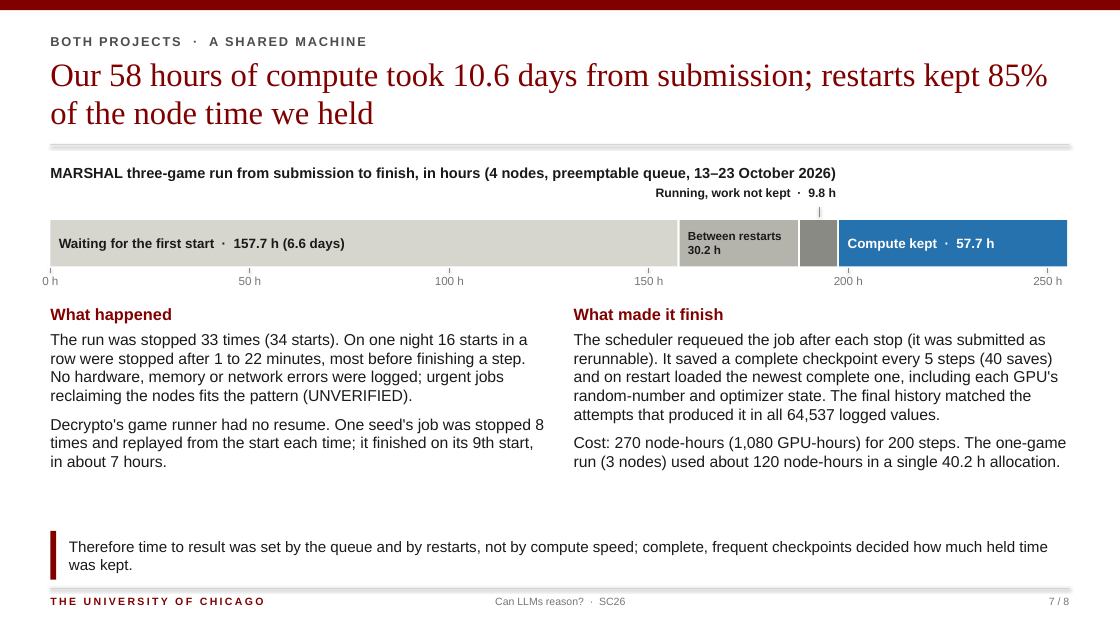
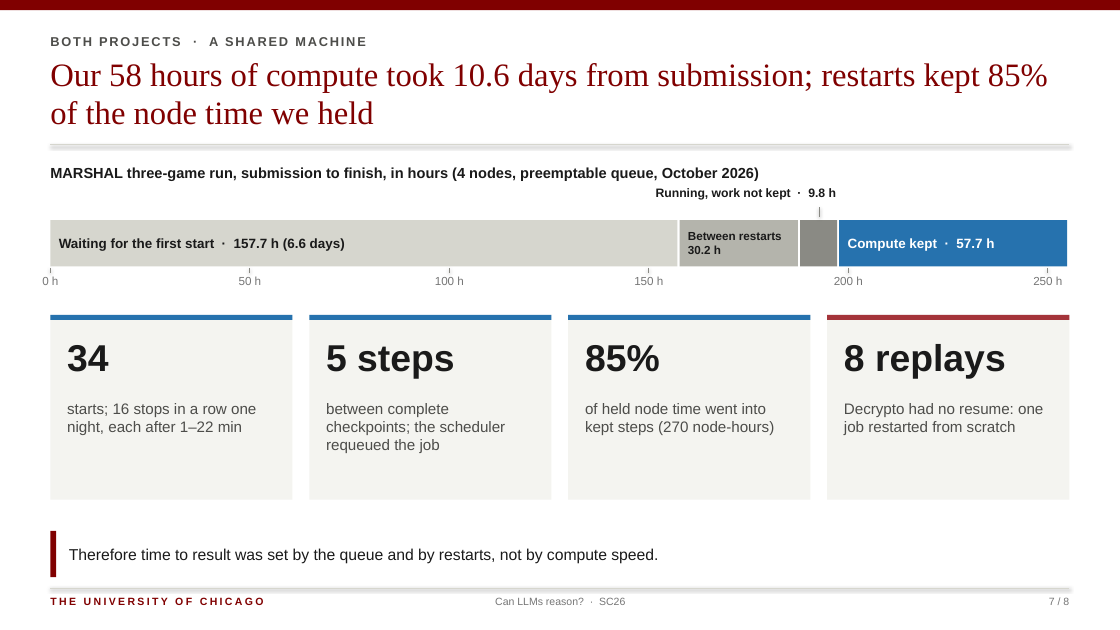
Before and after one commit to rmehta1987/decrypto, a slide deck: slide 7 of slides/can_llms_reason_sc26.pptx. Drawn at 1120x630 pixels with LibreOffice and Linux fonts; fonts in the diff are those of the drawing. Boxes give left, top, right and bottom in pixels: in the first picture for what was removed or moved away, otherwise in the second. Text is boxed around its words. In the diff, an @@ line names an element or a change of style, - is before the commit and + after.

```diff
--- a/slides/can_llms_reason_sc26.pptx
+++ b/slides/can_llms_reason_sc26.pptx
@@ text at (50, 167, 759, 181): text changed @@
-MARSHAL three-game run from submission to finish, in hours (4 nodes, preemptable queue, 13–23 October 2026)
+MARSHAL three-game run, submission to finish, in hours (4 nodes, preemptable queue, October 2026)
@@ text removed at (50, 308, 544, 467) @@
-What happened
-The run was stopped 33 times (34 starts). On one night 16 starts in a row were stopped after 1 to 22 minutes, most before finishing a step. No hardware, memory or network errors were logged; urgent jobs reclaiming the nodes fits the pattern (UNVERIFIED).
-Decrypto's game runner had no resume. One seed's job was stopped 8 times and replayed from the start each time; it finished on its 9th start, in about 7 hours.
@@ rectangle added at (50, 315, 292, 500), fill #F4F4F0 @@
@@ rectangle added at (50, 315, 292, 320), fill #2672AE @@
@@ rectangle added at (309, 315, 551, 500), fill #F4F4F0 @@
@@ rectangle added at (309, 315, 551, 320), fill #2672AE @@
@@ rectangle added at (568, 315, 810, 500), fill #F4F4F0 @@
@@ rectangle added at (568, 315, 810, 320), fill #2672AE @@
@@ text removed at (574, 308, 1067, 471) @@
-What made it finish
-The scheduler requeued the job after each stop (it was submitted as rerunnable). It saved a complete checkpoint every 5 steps (40 saves) and on restart loaded the newest complete one, including each GPU's random-number and optimizer state. The final history matched the attempts that produced it in all 64,537 logged values.
-Cost: 270 node-hours (1,080 GPU-hours) for 200 steps. The one-game run (3 nodes) used about 120 node-hours in a single 40.2 h allocation.
@@ rectangle added at (828, 315, 1070, 500), fill #F4F4F0 @@
@@ rectangle added at (828, 315, 1070, 320), fill #A4343A @@
@@ text added at (67, 345, 109, 372), 32 pt, text #1A1A1A, bold @@
+34
@@ text added at (326, 345, 454, 379), 32 pt, text #1A1A1A, bold @@
+5 steps
@@ text added at (585, 345, 660, 372), 32 pt, text #1A1A1A, bold @@
+85%
@@ text added at (844, 344, 1006, 379), 32 pt, text #1A1A1A, bold @@
+8 replays
@@ text added at (67, 403, 256, 435), 13 pt, text #4D4D4A @@
+starts; 16 stops in a row one night, each after 1–22 min
@@ text added at (326, 403, 506, 453), 13 pt, text #4D4D4A @@
+between complete checkpoints; the scheduler requeued the job
@@ text added at (585, 403, 775, 435), 13 pt, text #4D4D4A @@
+of held node time went into kept steps (270 node-hours)
@@ text added at (844, 403, 1043, 435), 13 pt, text #4D4D4A @@
+Decrypto had no resume: one job restarted from scratch
@@ text at (69, 548, 658, 564): text changed; size 13 to 13.5 pt @@
-Therefore time to result was set by the queue and by restarts, not by compute speed; complete, frequent checkpoints decided how much held time was kept.
+Therefore time to result was set by the queue and by restarts, not by compute speed.
```
Also in this commit, not shown: 7 other slides changed, 1 other file.
